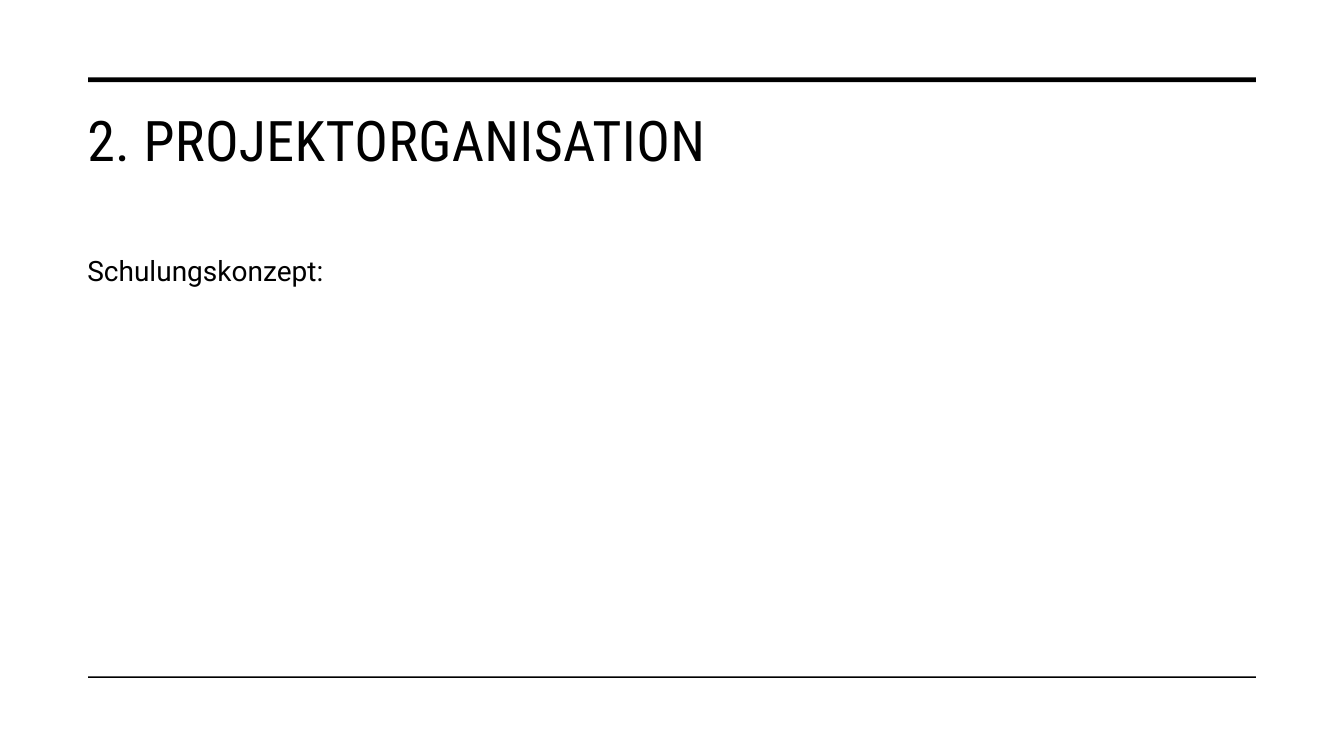
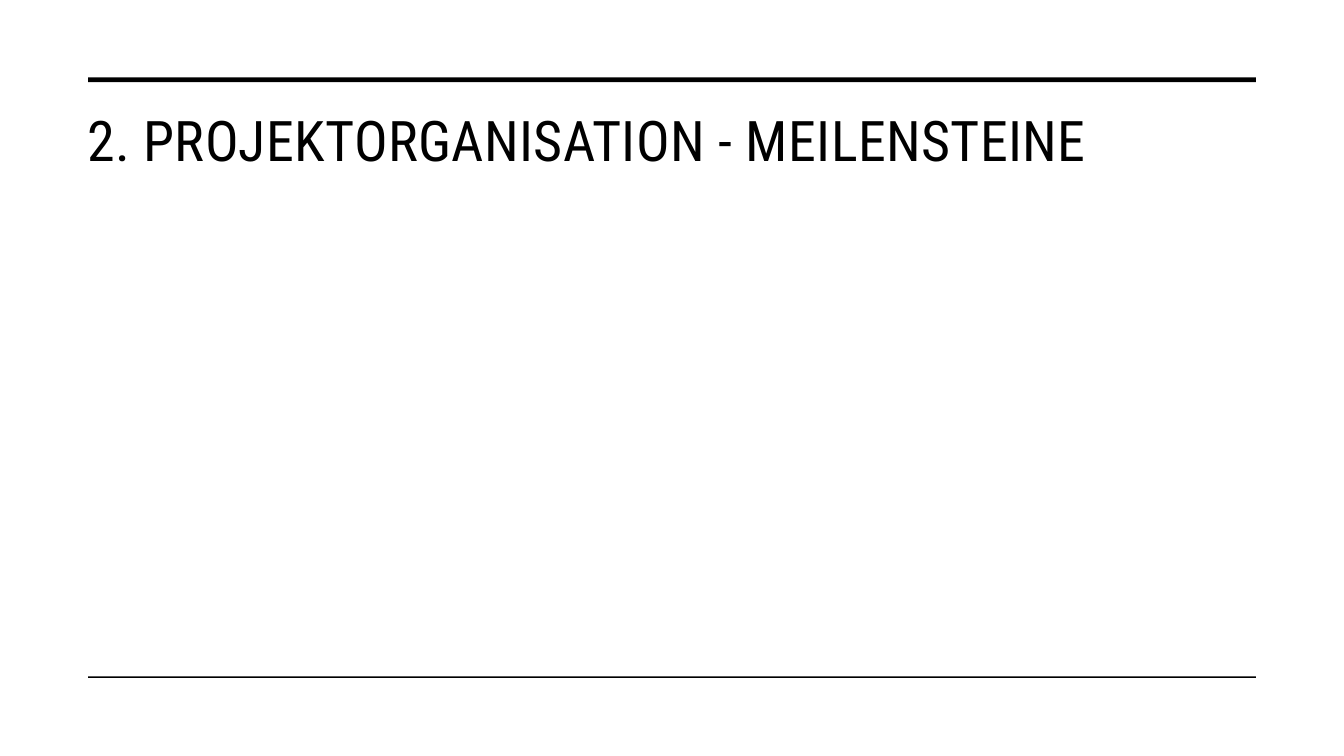
Before and after one commit to malu254/Eifrige-Otter-PM, a slide deck: slide 6 of Abgabe/Dokumentation/Präsentation.pptx. Drawn at 1344x756 pixels with LibreOffice and Linux fonts; fonts in the diff are those of the drawing. Boxes give left, top, right and bottom in pixels: in the first picture for what was removed or moved away, otherwise in the second. Text is boxed around its words. In the diff, an @@ line names an element or a change of style, - is before the commit and + after.

```diff
--- a/Abgabe/Dokumentation/Präsentation.pptx
+++ b/Abgabe/Dokumentation/Präsentation.pptx
@@ title at [87,120,1086,162]: text changed @@
-2. PROJEKTORGANISATION
+2. PROJEKTORGANISATION - MEILENSTEINE
@@ text removed at [87,260,323,287] @@
-Schulungskonzept:
```
Also in this commit, not shown: 18 other slides changed, 1 other file.
